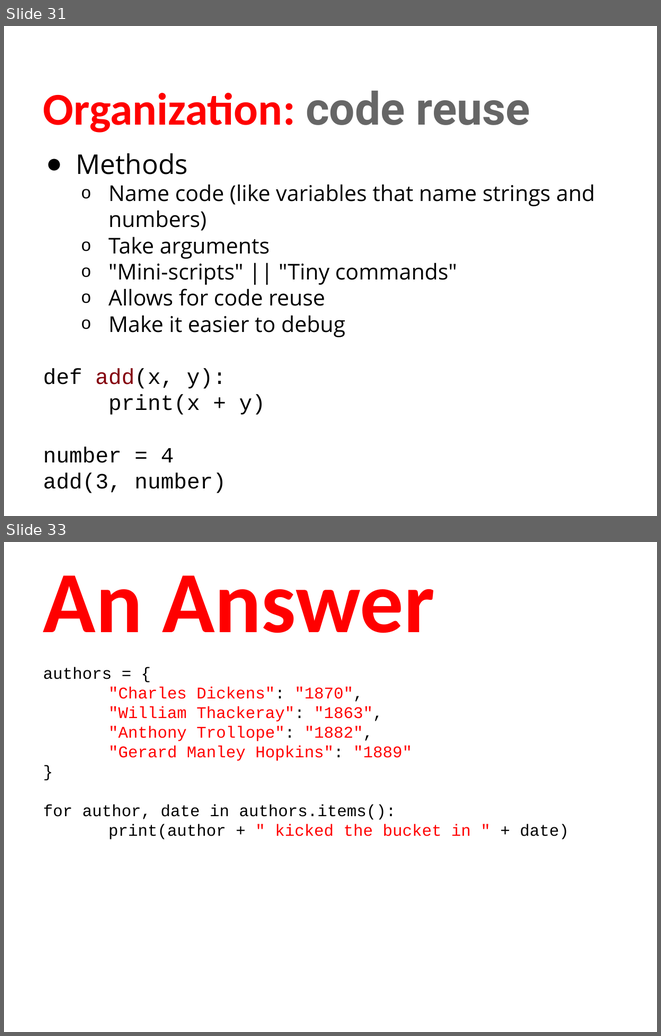
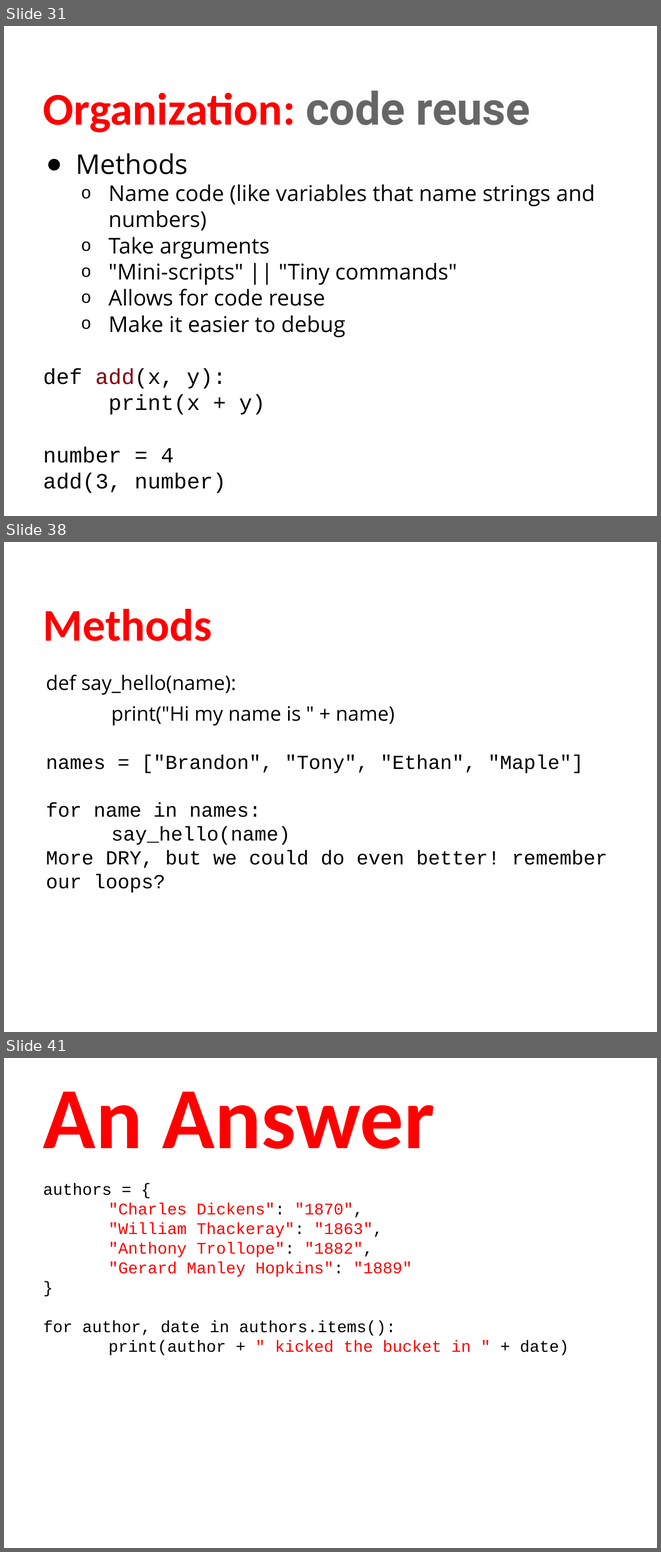
Before and after one commit to humanitiesprogramming/slides, a slide deck: 2018/python/Python Programming Concepts II.pptx. Shown one above the other, each under a label of ours: slides 31 and 33 before the commit, slides 31, 38 and 41 after it; the slides between them are not shown. The pictures are 661x1036 and 661x1552 pixels, drawn with LibreOffice and Linux fonts; fonts in the diff are those of the drawing. Boxes give left, top, right and bottom in pixels: in the first picture for what was removed or moved away, otherwise in the second. Text is boxed around its words. In the diff, an @@ line names an element or a change of style, - is before the commit and + after.

Commit message:
Update method work

```diff
--- a/2018/python/Python Programming Concepts II.pptx
+++ b/2018/python/Python Programming Concepts II.pptx
@@ slide 38 added at [4,542,657,1032], background #FFFFFF @@
@@ title added at [43,609,212,641], 50 pt, text #FF0000, bold @@
+Methods
@@ text added at [46,674,607,892], 22 pt, text #000000 @@
+def say_hello(name):
+print("Hi my name is " + name)
+names = ["Brandon", "Tony", "Ethan", "Maple"]
+for name in names:
+say_hello(name)
+More DRY, but we could do even better! remember our loops?
@@ what was slide 33 is now slide 41 @@
```
Also in this commit, not shown: 1 slide changed, 7 other slides added, 1 other file.
